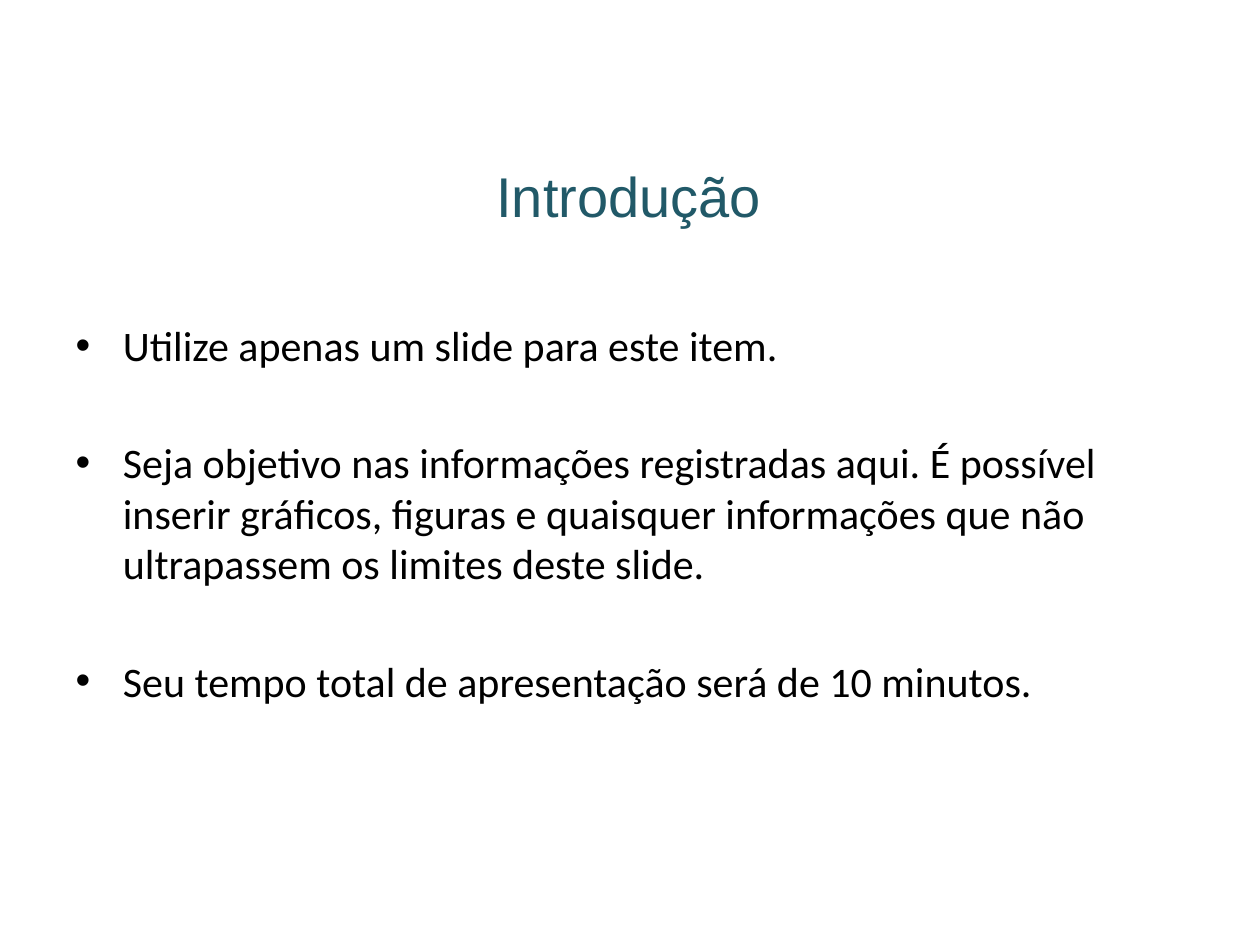
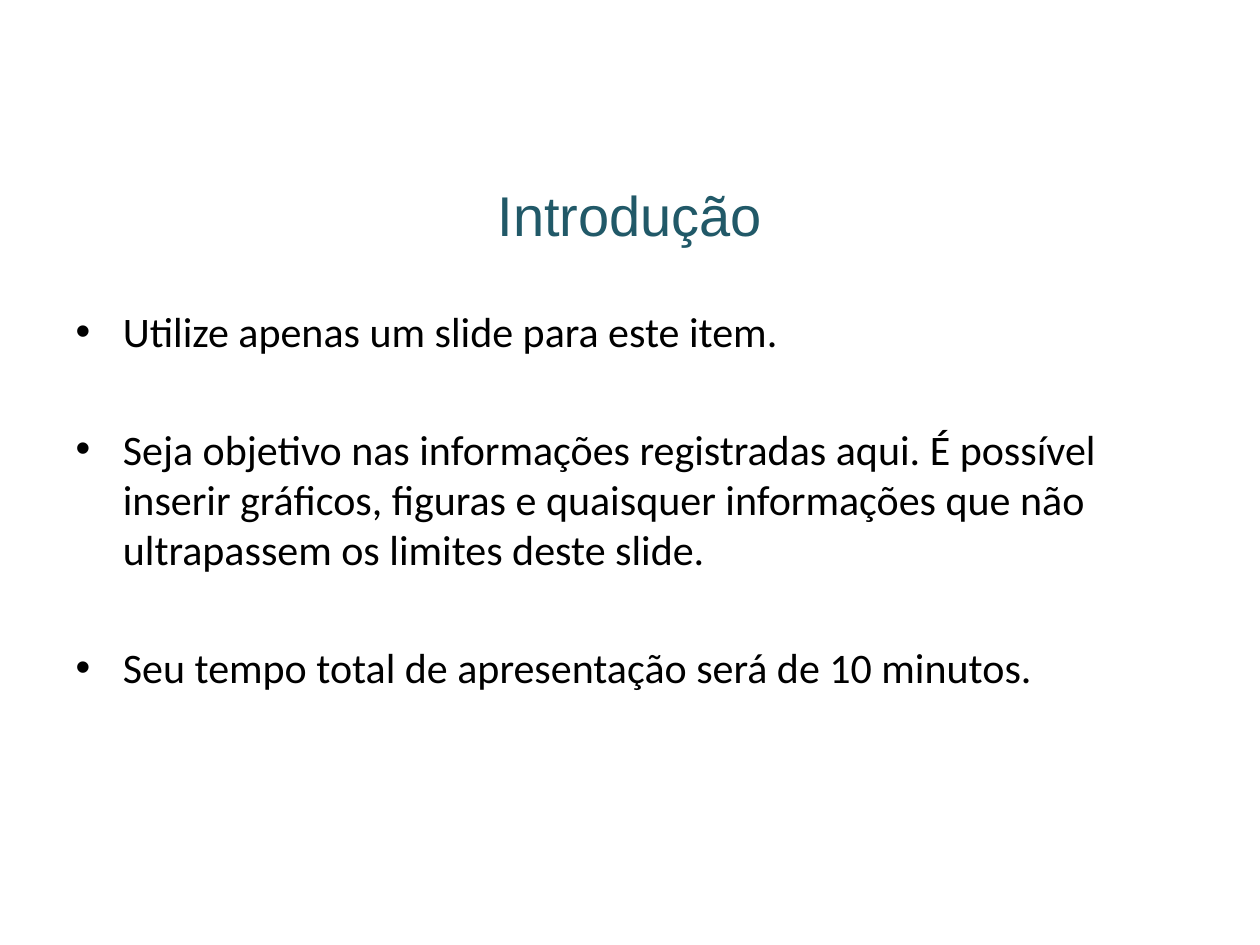
Before and after one commit to ccsa-ufrn/entbl-2021, a slide deck: slide 2 of src/assets/ng2/download/resumos_expandidos/template_apresentacao_slides.pptx. Drawn at 1260x945 pixels with LibreOffice and Linux fonts; fonts in the diff are those of the drawing; background and template pictures are left out. Boxes give left, top, right and bottom in pixels: in the first picture for what was removed or moved away, otherwise in the second. Text is boxed around its words. In the diff, an @@ line names an element or a change of style, - is before the commit and + after.

```diff
--- a/src/assets/ng2/download/resumos_expandidos/template_apresentacao_slides.pptx
+++ b/src/assets/ng2/download/resumos_expandidos/template_apresentacao_slides.pptx
@@ title "Introdução": place and size @@
-title "Introdução" at box(496, 176, 761, 227)
+title "Introdução" at box(498, 195, 763, 247)
@@ text "Utilize apenas um slide para ...": place and size @@
-text "Utilize apenas um slide para ..." at box(123, 331, 1096, 704)
+text "Utilize apenas um slide para ..." at box(123, 317, 1096, 690)
```
Also in this commit, not shown: 5 other slides changed, 11 other files.
